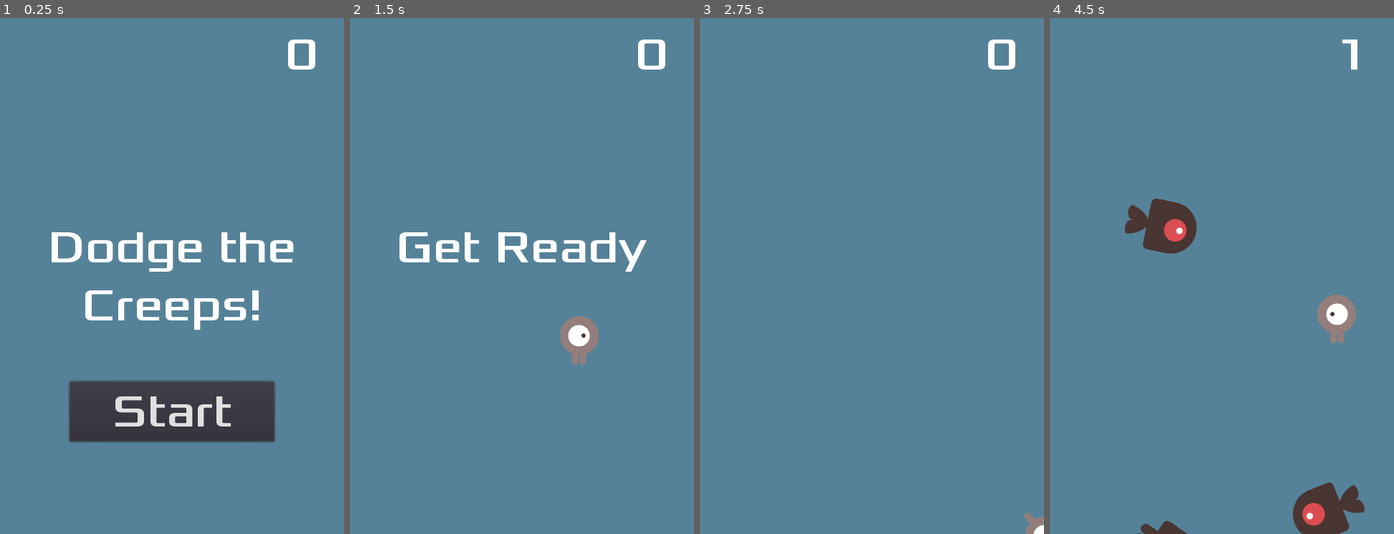
Above: before the commit, frames 1-4 (left to right).
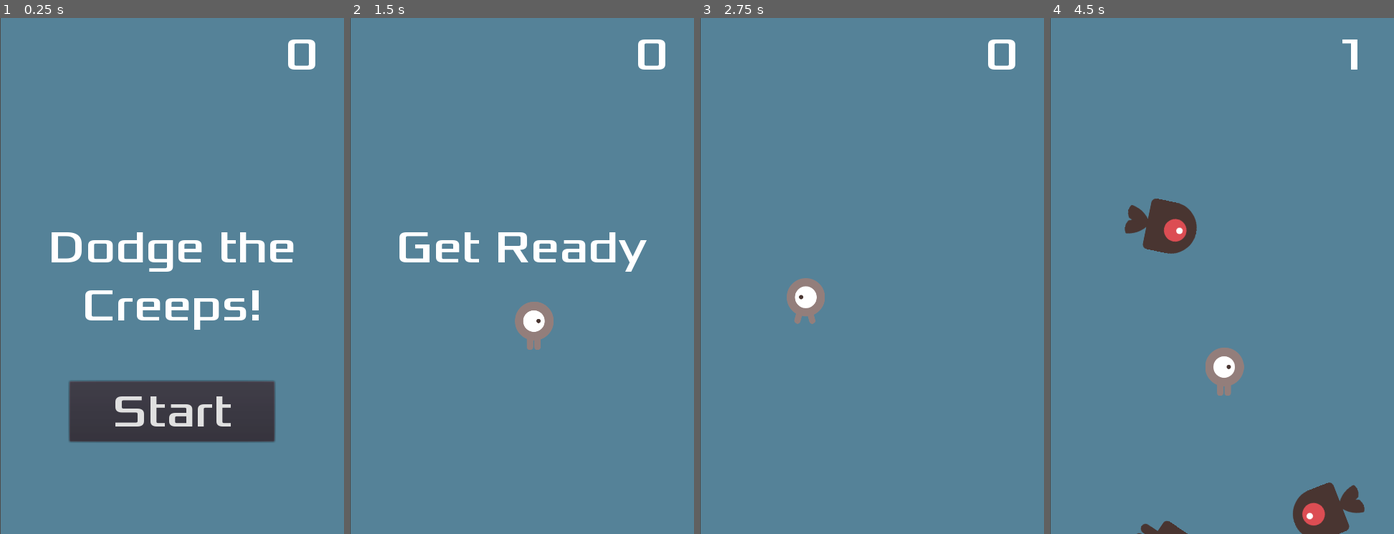
Above: after the commit, the same moments.

Repository: Supportlik/godot-dodge-the-creeps
Game: Godot game, scene res://Main.tscn
Same seed, same stepped clock (60 frames per second), same inputs: the game is played once before the commit and once after it.
Inputs (mouse positions are in pixels of both pictures, inside the frame that each line leads up to):
- Up to frame 1 (0.25 s): no input
- Up to frame 2 (1.5 s): click "Start" at 0.5 s; tap Enter at 1.25 s; move the mouse to (597, 250) at 1.27 s; hold Right (ui_right) from 1.28 s (still down); click (597, 250) at 1.42 s
- Up to frame 3 (2.75 s): move the mouse to (803, 301) at 2.02 s; release Right (ui_right) at 2.03 s; hold Down (ui_down) from 2.03 s (still down); click (803, 301) at 2.17 s
- Up to frame 4 (4.5 s): move the mouse to (1256, 162) at 2.77 s; release Down (ui_down) at 2.78 s; hold Right (ui_right) 2.78-3.53 s; click (1256, 162) at 2.92 s; move the mouse to (1204, 379) at 3.52 s; hold Up (ui_up) 3.53-4.28 s; click (1204, 379) at 3.67 s; move the mouse to (1325, 353) at 4.27 s; hold Left (ui_left) from 4.28 s (still down); click (1325, 353) at 4.42 s

The runs differ from the first frame. In frame 1, 0.2% of the frame differs, in the area x 0-1%, y 0-100%; in frame 2, 1.7%; in frame 3, 1.1%; in frame 4, 1.7%, in the area x 0-89%, y 0-100%.

Commit message:
fixed signal bug finished v1.0.1

Diff:
--- a/src/Main.gd
+++ b/src/Main.gd
@@ -16,14 +16,6 @@
 # Called every frame. 'delta' is the elapsed time since the previous frame.
 #func _process(delta):
 #	pass
-
-func game_over():
-	$ScoreTimer.stop()
-	$MobTimer.stop()
-	$HUD.show_game_over()
-	get_tree().call_group("mobs", "queue_free")
-	$Sound/Music.stop()
-	$Sound/DeathSound.play()
 
 func new_game():
 	score = 0
@@ -67,4 +59,9 @@
 
 
 func _on_Player_hit():
-	game_over()
+	$ScoreTimer.stop()
+	$MobTimer.stop()
+	$HUD.show_game_over()
+	get_tree().call_group("mobs", "queue_free")
+	$Sound/Music.stop()
+	$Sound/DeathSound.play()
--- a/src/Main.tscn
+++ b/src/Main.tscn
@@ -19,6 +19,8 @@
 [node name="Background" type="ColorRect" parent="."]
 anchor_right = 1.0
 anchor_bottom = 1.0
+margin_left = 0.749146
+margin_right = 0.749146
 color = Color( 0.337255, 0.513726, 0.6, 1 )
 __meta__ = {
 "_edit_use_anchors_": false
--- a/src/Player.gd
+++ b/src/Player.gd
@@ -6,8 +6,11 @@
 export var speed = 400
 var screen_size
 
+var target = Vector2()
+
 func start(pos):
 	position = pos
+	target = pos
 	show()
 	$CollisionShape2D.set_deferred("disabled", false)
 
@@ -16,29 +19,41 @@
 	screen_size = get_viewport_rect().size
 	hide()
 
+func _input(event):
+	if event is InputEventScreenTouch and event.pressed:
+		target = event.position
+
 # Called every frame. 'delta' is the elapsed time since the previous frame.
 func _process(delta):
 	var velocity = Vector2()  # The player's movement vector.
-	if Input.is_action_pressed("ui_right"):
-		velocity.x += 1
-	if Input.is_action_pressed("ui_left"):
-		velocity.x -= 1
-	if Input.is_action_pressed("ui_down"):
-		velocity.y += 1
-	if Input.is_action_pressed("ui_up"):
-		velocity.y -= 1
+
+	if position.distance_to(target) > 10:
+		velocity = target - position
+#	if Input.is_action_pressed("ui_right"):
+#		velocity.x += 1
+#	if Input.is_action_pressed("ui_left"):
+#		velocity.x -= 1
+#	if Input.is_action_pressed("ui_down"):
+#		velocity.y += 1
+#	if Input.is_action_pressed("ui_up"):
+#		velocity.y -= 1
+#
+
 	if velocity.length() > 0:
 		velocity = velocity.normalized() * speed
 		$AnimatedSprite.play()
 	else:
 		$AnimatedSprite.stop()
+
+
 	position += velocity * delta
+
 	position.x = clamp(position.x, 0, screen_size.x)
 	position.y = clamp(position.y, 0, screen_size.y)
+
 	if velocity.x != 0:
 		$AnimatedSprite.animation = "walk"
 		$AnimatedSprite.flip_v = false
-		# See the note below about boolean assignment
 		$AnimatedSprite.flip_h = velocity.x < 0
 	elif velocity.y != 0:
 		$AnimatedSprite.animation = "up"
--- a/src/Player.tscn
+++ b/src/Player.tscn
@@ -37,4 +37,3 @@
 [node name="CollisionShape2D" type="CollisionShape2D" parent="."]
 shape = SubResource( 2 )
 [connection signal="body_entered" from="." to="." method="_on_Player_body_entered"]
-[connection signal="hit" from="." to="." method="game_over"]
--- a/src/project.godot
+++ b/src/project.godot
@@ -17,14 +17,19 @@
 
 config/name="Src"
 run/main_scene="res://Main.tscn"
-config/icon="res://icon.png"
+config/icon="res://dodge_assets/art/icon.ico"
 
 [display]
 
 window/size/width=480
 window/size/height=720
+window/handheld/orientation="portrait"
 window/stretch/mode="2d"
 window/stretch/aspect="keep"
+
+[input_devices]
+
+pointing/emulate_touch_from_mouse=true
 
 [rendering]
 
Binary file added: src/dodge_assets/art/icon.ico
Not shown, added: src/export_presets.cfg
Not shown, added: .gitignore
